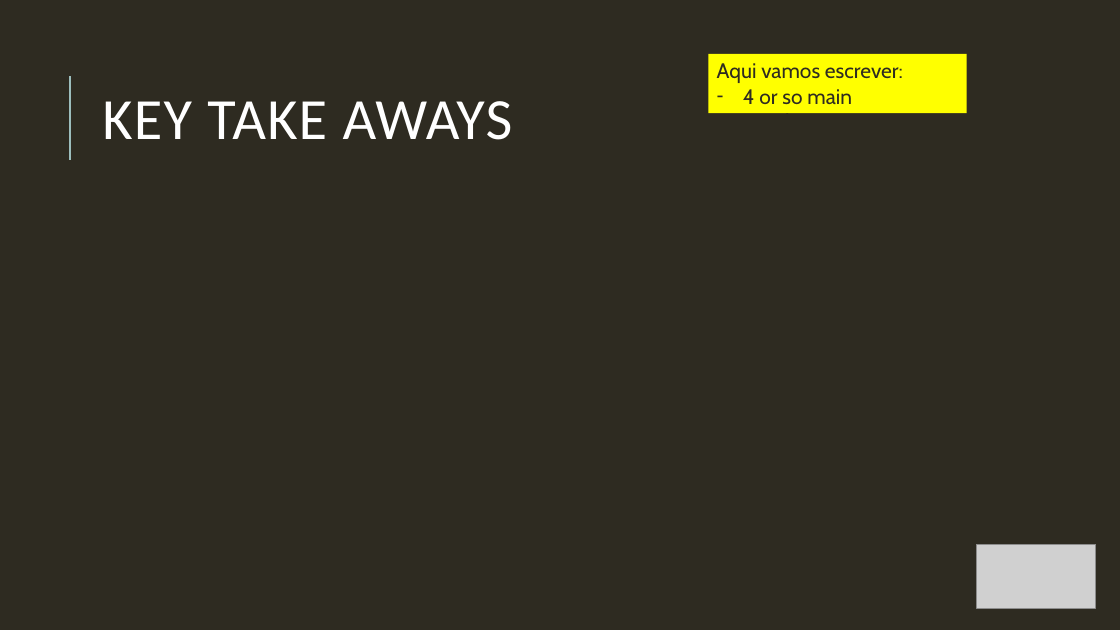
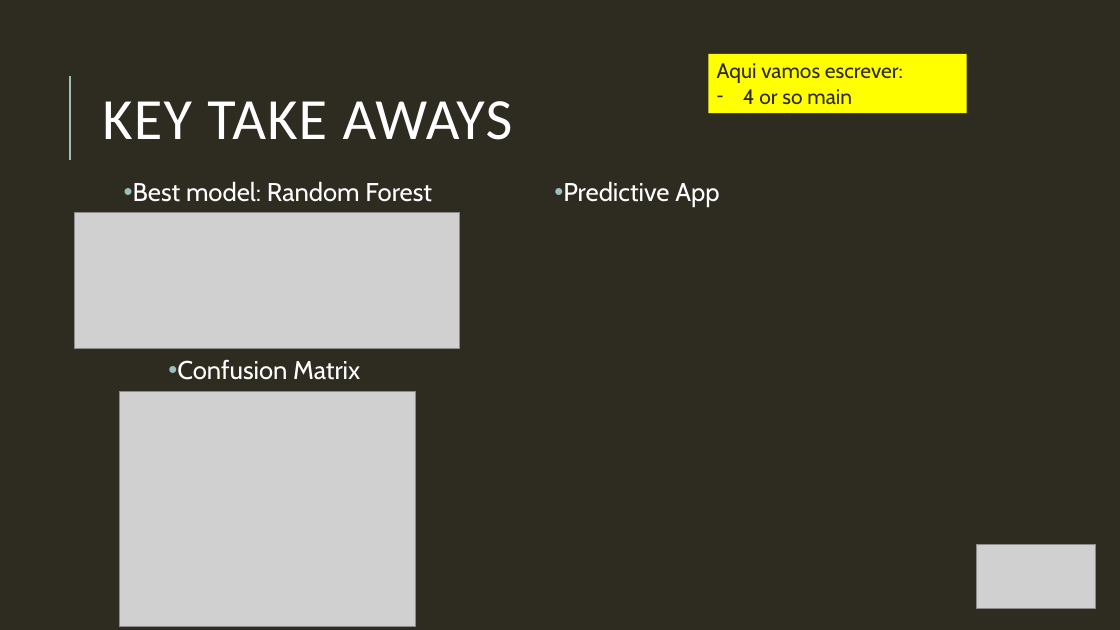
Before and after one commit to Debs86/Business_Cases_Projects, a slide deck: slide 6 of BC2/GroupD_BC2_Presentation.pptx. Drawn at 1120x630 pixels with LibreOffice and Linux fonts; fonts in the diff are those of the drawing; grey boxes stand for pictures. Boxes give left, top, right and bottom in pixels: in the first picture for what was removed or moved away, otherwise in the second. Text is boxed around its words. In the diff, an @@ line names an element or a change of style, - is before the commit and + after.

```diff
--- a/BC2/GroupD_BC2_Presentation.pptx
+++ b/BC2/GroupD_BC2_Presentation.pptx
@@ text added at (x1=133, y1=181, x2=432, y2=202), 22 pt, text #FFFFFF @@
+• Best model: Random Forest
@@ text added at (x1=563, y1=181, x2=719, y2=206), 22 pt, text #FFFFFF @@
+• Predictive App
@@ picture added at (x1=75, y1=213, x2=460, y2=348) @@
@@ text added at (x1=177, y1=359, x2=360, y2=380), 22 pt, text #FFFFFF @@
+• Confusion Matrix
@@ picture added at (x1=119, y1=392, x2=415, y2=627) @@
```
Also in this commit, not shown: 3 other slides changed, 1 slide removed.
